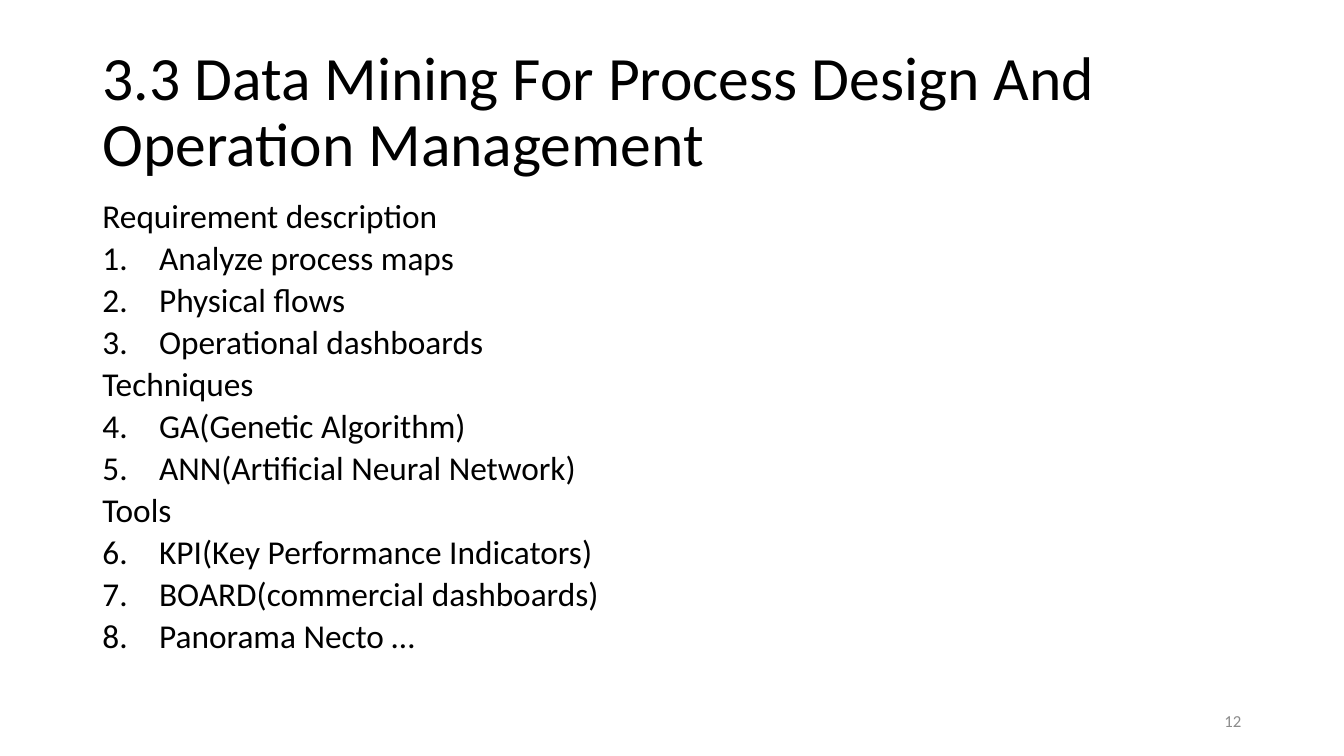
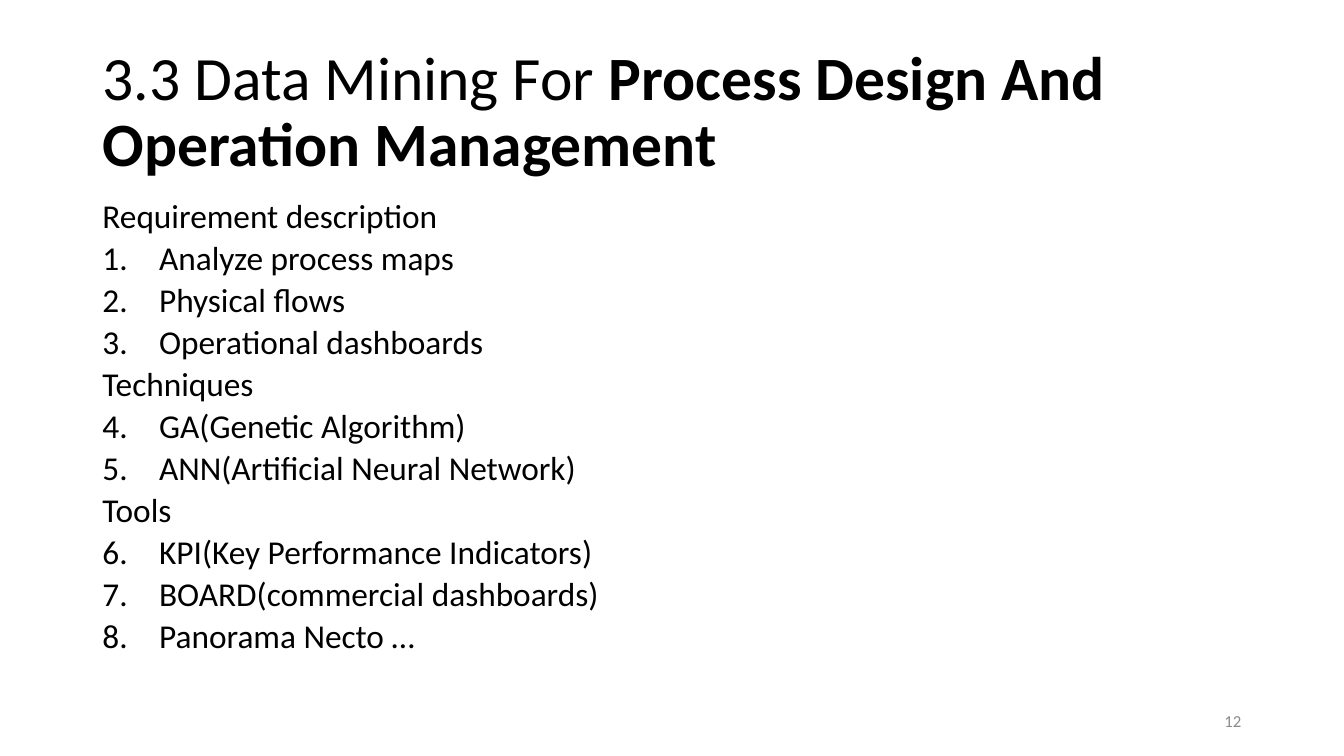
Before and after one commit to qkaTlehdrnf/ppt, a slide deck: slide 12 of 6.pptx. Drawn at 1344x756 pixels with LibreOffice and Linux fonts; fonts in the diff are those of the drawing. Boxes give left, top, right and bottom in pixels: in the first picture for what was removed or moved away, otherwise in the second. Text is boxed around its words. In the diff, an @@ line names an element or a change of style, - is before the commit and + after.

```diff
--- a/6.pptx
+++ b/6.pptx
@@ title "3.3 Data Mining For Process ..." at (102,56,1104,177): bold on in "Process Design And Operation Management" @@
```
Also in this commit, not shown: 5 other slides changed.
